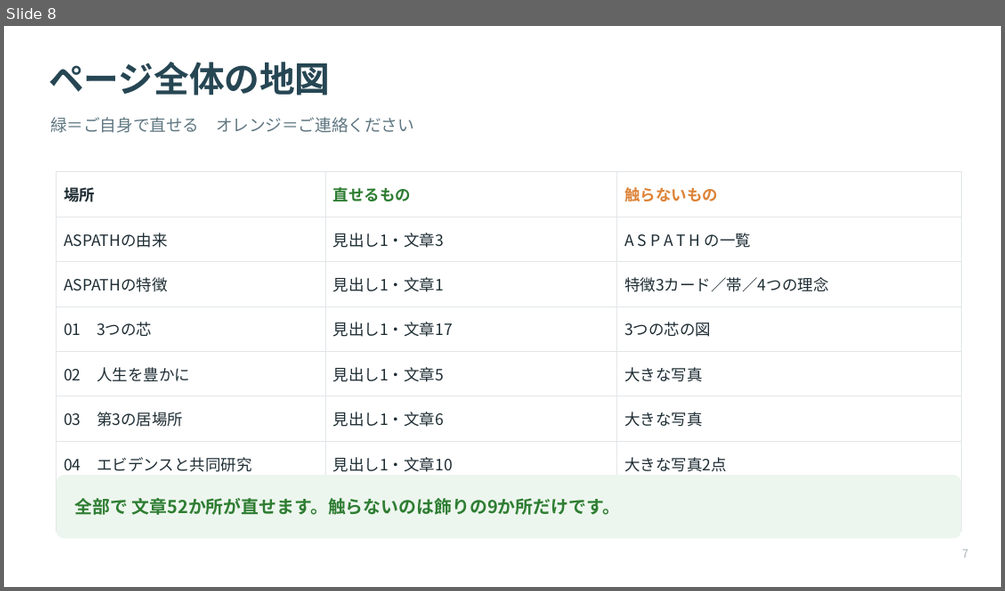
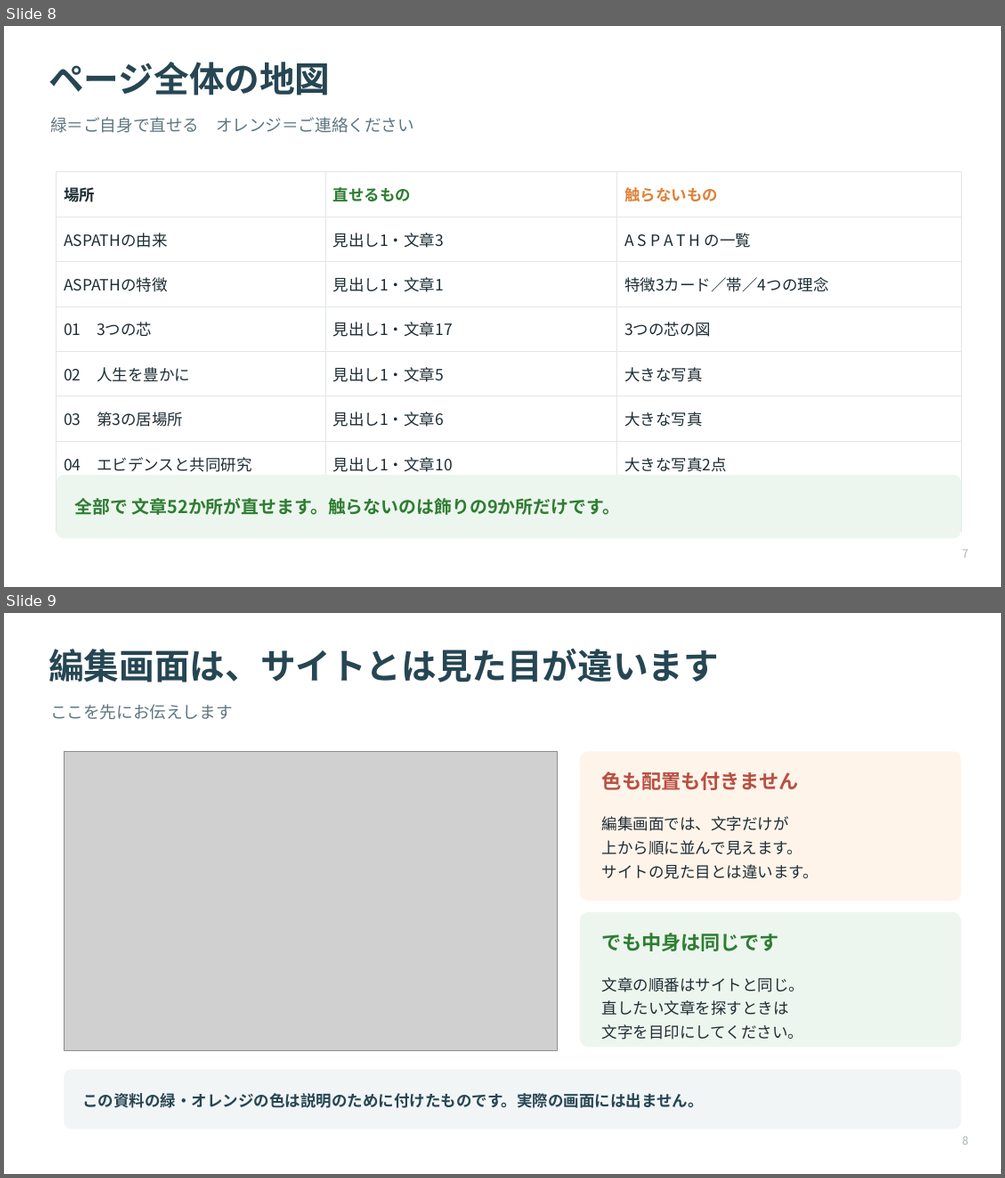
Before and after one commit to Kkenjis/dev-aspath-life, a slide deck: _wp移行素材/★引継ぎ資料/★山口様向け_ASPATHについて_文章の直し方.pptx. Shown one above the other, each under a label of ours: slide 8 before the commit, slides 8 and 9 after it. The pictures are 1005x591 and 1005x1178 pixels, drawn with LibreOffice and Linux fonts; fonts in the diff are those of the drawing; grey boxes stand for pictures. Boxes give left, top, right and bottom in pixels: in the first picture for what was removed or moved away, otherwise in the second. Text is boxed around its words. In the diff, an @@ line names an element or a change of style, - is before the commit and + after.

```diff
--- a/_wp移行素材/★引継ぎ資料/★山口様向け_ASPATHについて_文章の直し方.pptx
+++ b/_wp移行素材/★引継ぎ資料/★山口様向け_ASPATHについて_文章の直し方.pptx
@@ slide 9 added at [4,613,1001,1174], background #FFFFFF @@
@@ text added at [48,649,719,682], 34 pt, text #264653, bold @@
+編集画面は、サイトとは見た目が違います
@@ text added at [50,704,233,720], 16 pt, text #5E7681 @@
+ここを先にお伝えします
@@ picture added at [64,751,558,1050] @@
@@ rounded rectangle added at [580,751,961,900], fill #FFF4EA @@
@@ text added at [602,771,798,790], 19 pt, text #B85042, bold @@
+色も配置も付きません
@@ text added at [602,816,818,879], 15 pt, text #1E2D34 @@
+編集画面では、文字だけが
+上から順に並んで見えます。
+サイトの見た目とは違います。
@@ rounded rectangle added at [580,912,961,1046], fill #EDF6EE @@
@@ text added at [602,933,779,951], 19 pt, text #2E7D32, bold @@
+でも中身は同じです
@@ text added at [602,977,804,1039], 15 pt, text #1E2D34 @@
+文章の順番はサイトと同じ。
+直したい文章を探すときは
+文字を目印にしてください。
@@ rounded rectangle added at [64,1070,961,1129], fill #F2F5F6 @@
@@ text added at [82,1093,704,1108], 15 pt, text #264653, bold @@
+この資料の緑・オレンジの色は説明のために付けたものです。実際の画面には出ません。
@@ text added at [962,1135,968,1144], 11 pt, text #A8B4B8 @@
+8
```
Also in this commit, not shown: 7 slides changed, 1 other slide added, 1 slide removed, 6 other files.
